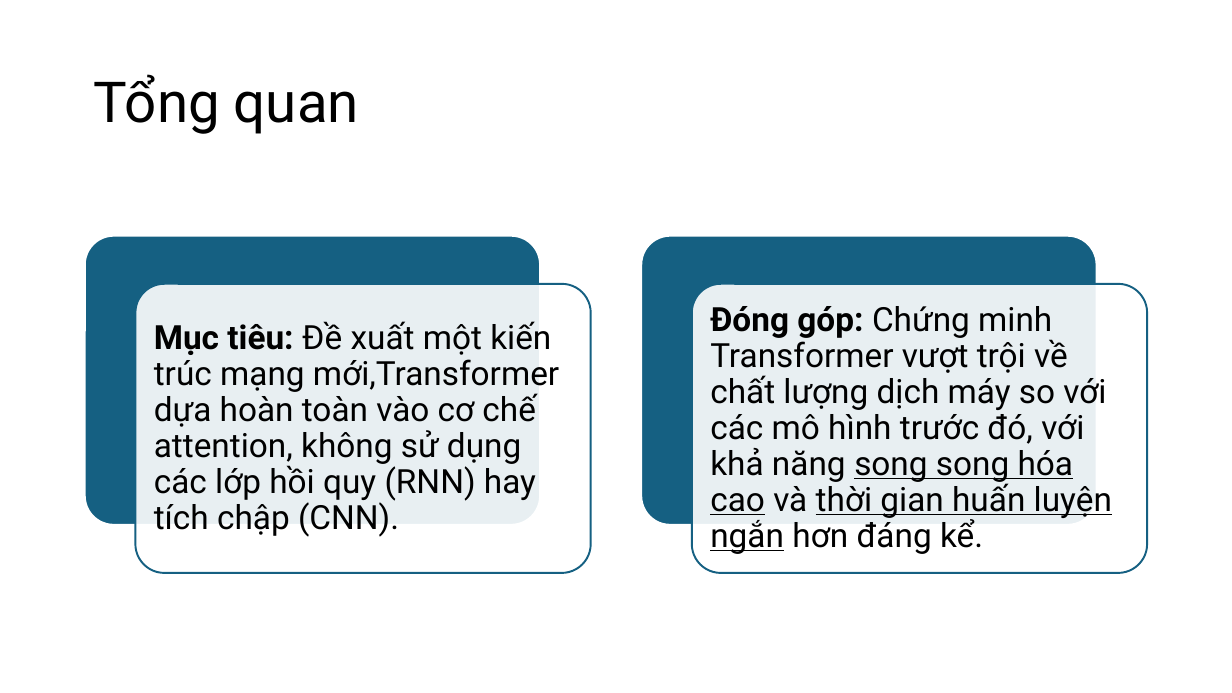
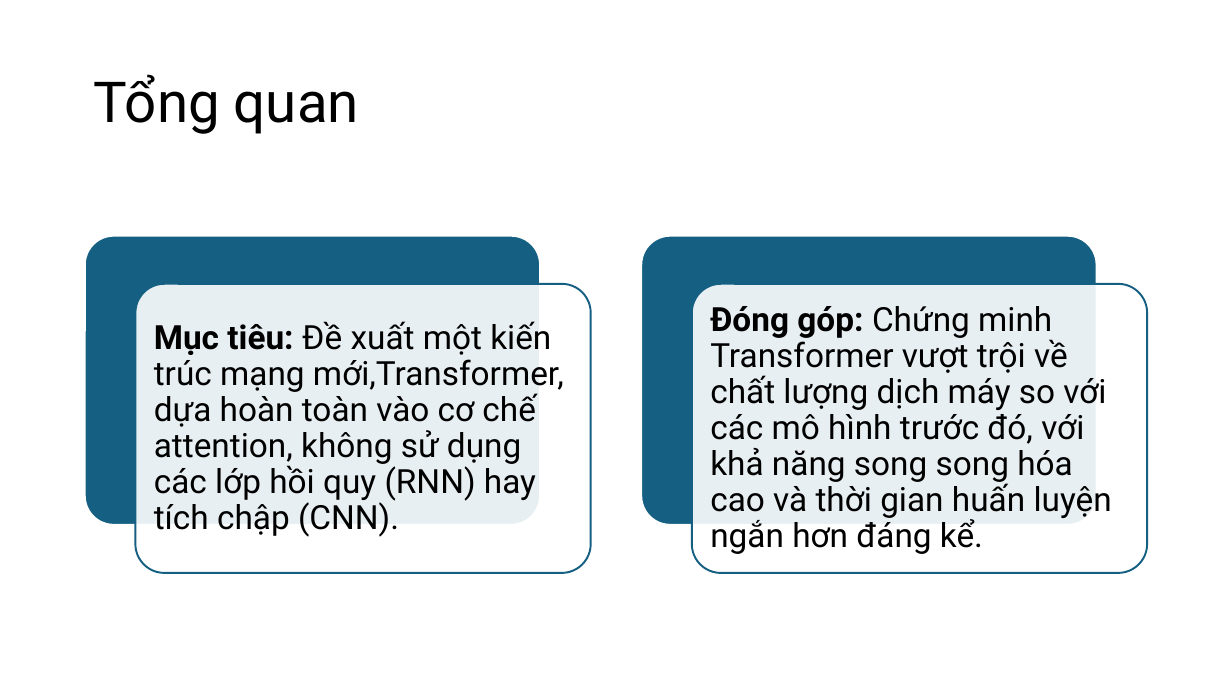
Before and after one commit to thanhtai9606/lab-master, a slide deck: slide 3 of lab/t5 deep learning/Attention Is All You Need.pptx. Drawn at 1232x693 pixels with LibreOffice and Linux fonts; fonts in the diff are those of the drawing. Boxes give left, top, right and bottom in pixels: in the first picture for what was removed or moved away, otherwise in the second. Text is boxed around its words. In the diff, an @@ line names an element or a change of style, - is before the commit and + after.

```diff
--- a/lab/t5 deep learning/Attention Is All You Need.pptx
+++ b/lab/t5 deep learning/Attention Is All You Need.pptx
@@ text "Đóng góp: Chứng minh Transformer ..." at [710, 306, 1112, 554]: underline off in "song song hóa cao thời gian huấn ..." @@
@@ text at [154, 321, 564, 537]: text changed @@
-Mục tiêu: Đề xuất một kiến trúc mạng mới,Transformer dựa hoàn toàn vào cơ chế attention, không sử dụng các lớp hồi quy (RNN) hay tích chập (CNN).
+Mục tiêu: Đề xuất một kiến trúc mạng mới,Transformer, dựa hoàn toàn vào cơ chế attention, không sử dụng các lớp hồi quy (RNN) hay tích chập (CNN).
```
Also in this commit, not shown: 13 other slides changed, 4 other files.
